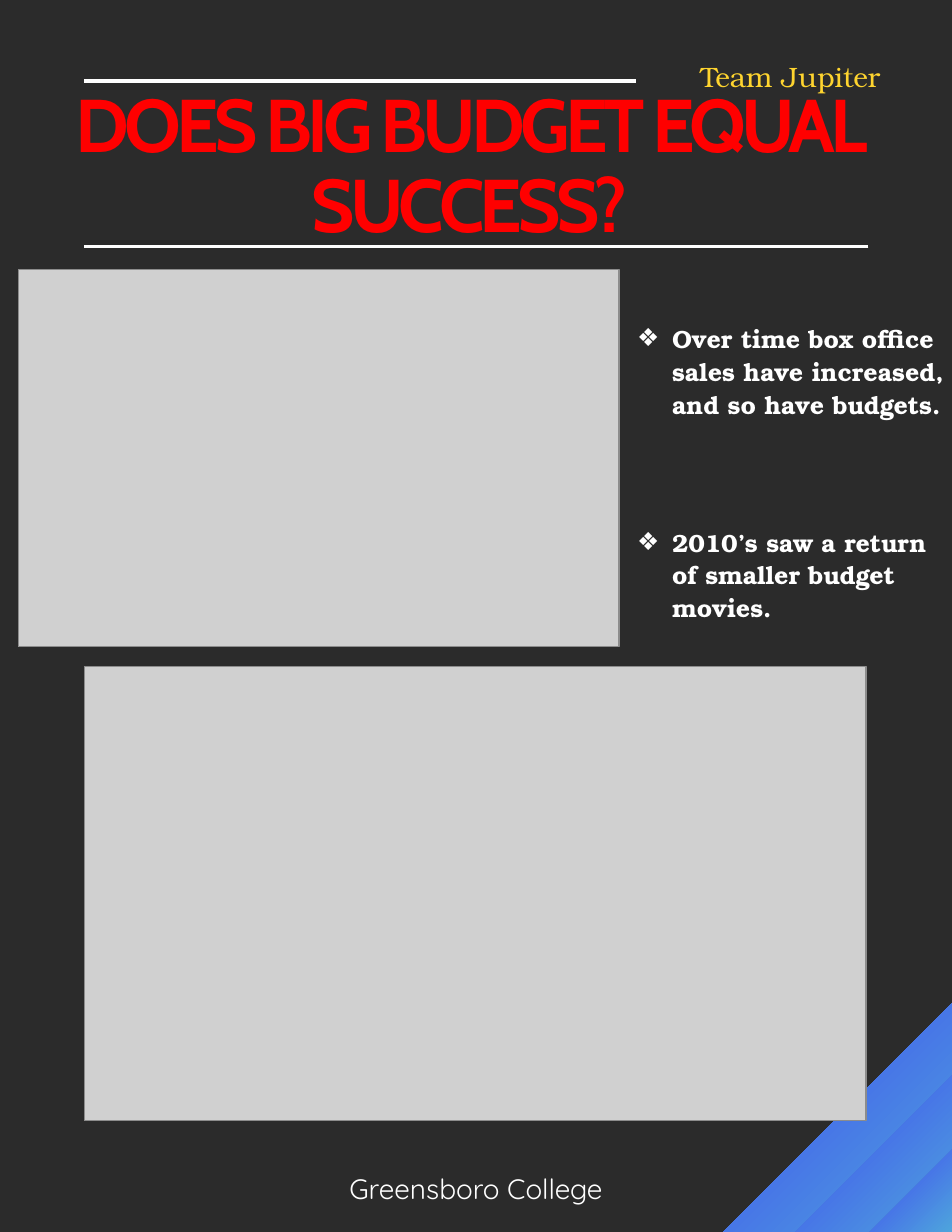
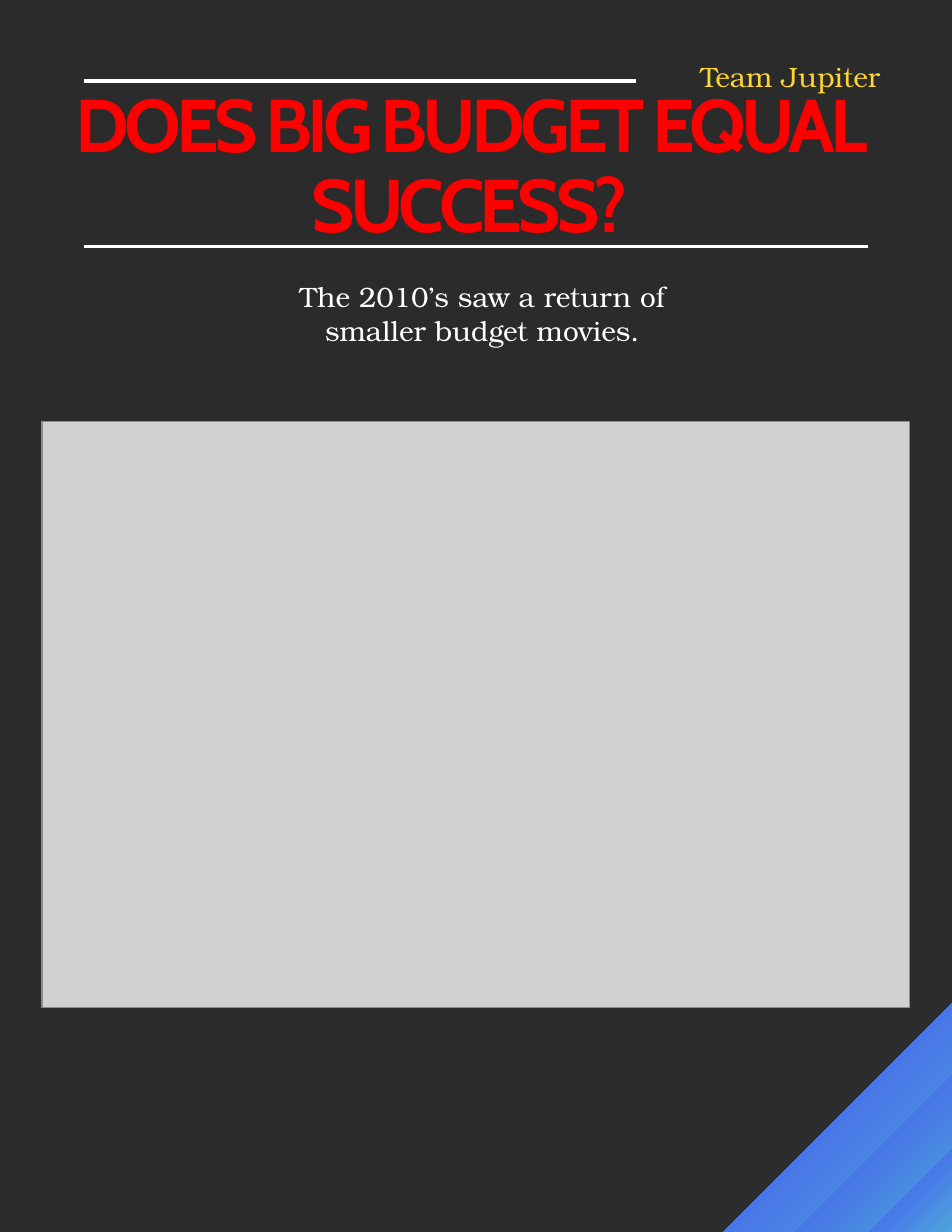
Before and after one commit to IanFranklin/Final_Project_Team_Jupiter, a slide deck: slide 9 of Media/Box Office Success.pptx (slide 6 before the commit). Drawn at 952x1232 pixels with LibreOffice and Linux fonts; fonts in the diff are those of the drawing; grey boxes stand for pictures; background and template pictures are left out; a plain dark background stands for a picture behind light text. Boxes give left, top, right and bottom in pixels: in the first picture for what was removed or moved away, otherwise in the second. Text is boxed around its words. In the diff, an @@ line names an element or a change of style, - is before the commit and + after.

```diff
--- a/Media/Box Office Success.pptx
+++ b/Media/Box Office Success.pptx
@@ picture removed at [18, 270, 619, 647] @@
@@ text added at [300, 286, 665, 347], 18 pt, text #FFFFFF @@
+The 2010’s saw a return of smaller budget movies.
@@ text removed at [672, 329, 944, 590] @@
-❖ Over time box office sales have increased, and so have budgets.
-❖ 2010’s saw a return of smaller budget movies.
@@ picture added at [43, 422, 911, 1008] @@
@@ picture removed at [84, 666, 866, 1121] @@
@@ line removed from (192, 824) to (84, 824) @@
@@ text removed at [349, 1178, 602, 1205] @@
-Greensboro College
```
Also in this commit, not shown: 9 other slides changed, 8 slides added, 4 slides removed, 28 other files.
